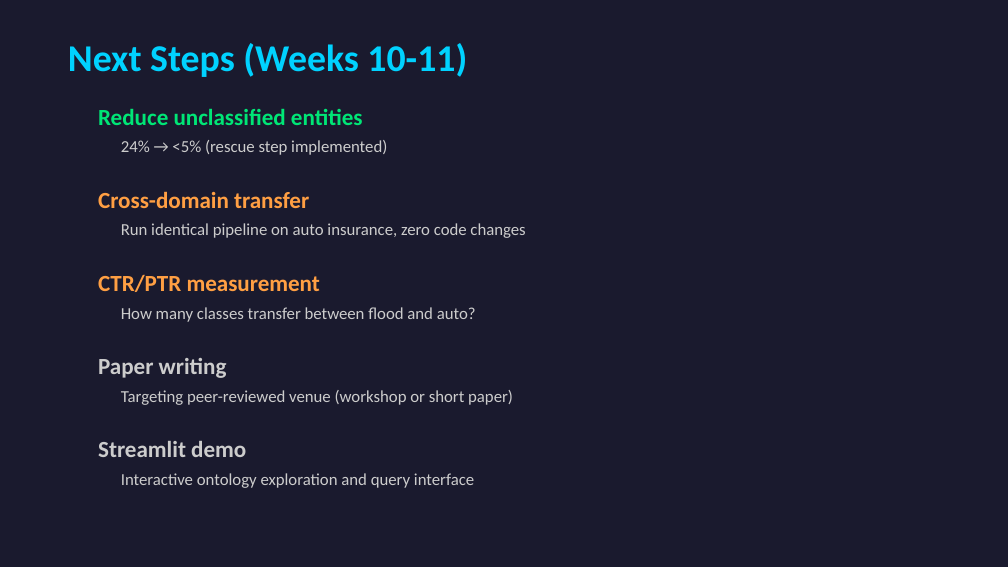
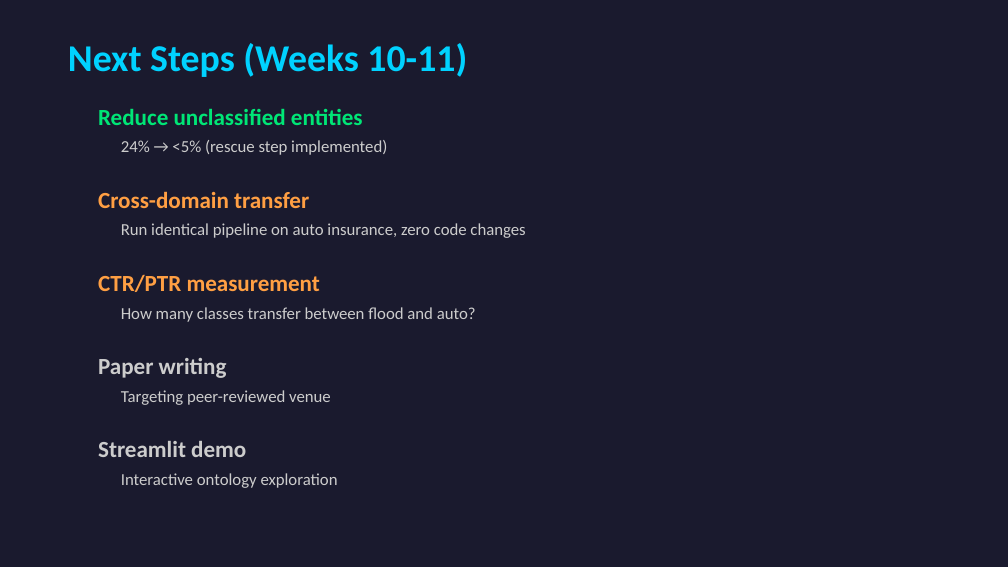
Before and after one commit to xiw-1202/Agentic-Data-Fusion-for-Insurance-Knowledge-Graphs, a slide deck: slide 12 of docs/CS584_Midterm_Presentation.pptx (slide 9 before the commit). Drawn at 1008x567 pixels with LibreOffice and Linux fonts; fonts in the diff are those of the drawing. Boxes give left, top, right and bottom in pixels: in the first picture for what was removed or moved away, otherwise in the second. Text is boxed around its words. In the diff, an @@ line names an element or a change of style, - is before the commit and + after.

```diff
--- a/docs/CS584_Midterm_Presentation.pptx
+++ b/docs/CS584_Midterm_Presentation.pptx
@@ text at (121, 390, 331, 405): text changed @@
-Targeting peer-reviewed venue (workshop or short paper)
+Targeting peer-reviewed venue
@@ text at (121, 473, 338, 488): text changed @@
-Interactive ontology exploration and query interface
+Interactive ontology exploration
```
Also in this commit, not shown: 7 other slides changed, 3 slides added.
